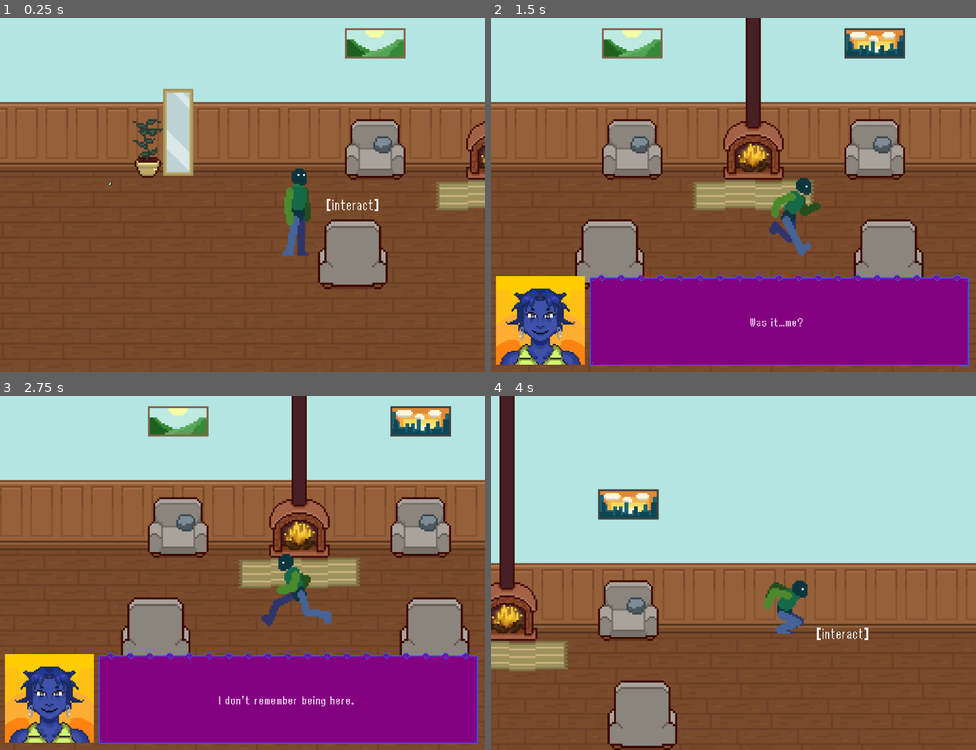
Above: before the commit, frames 1-4 (two rows, left to right).
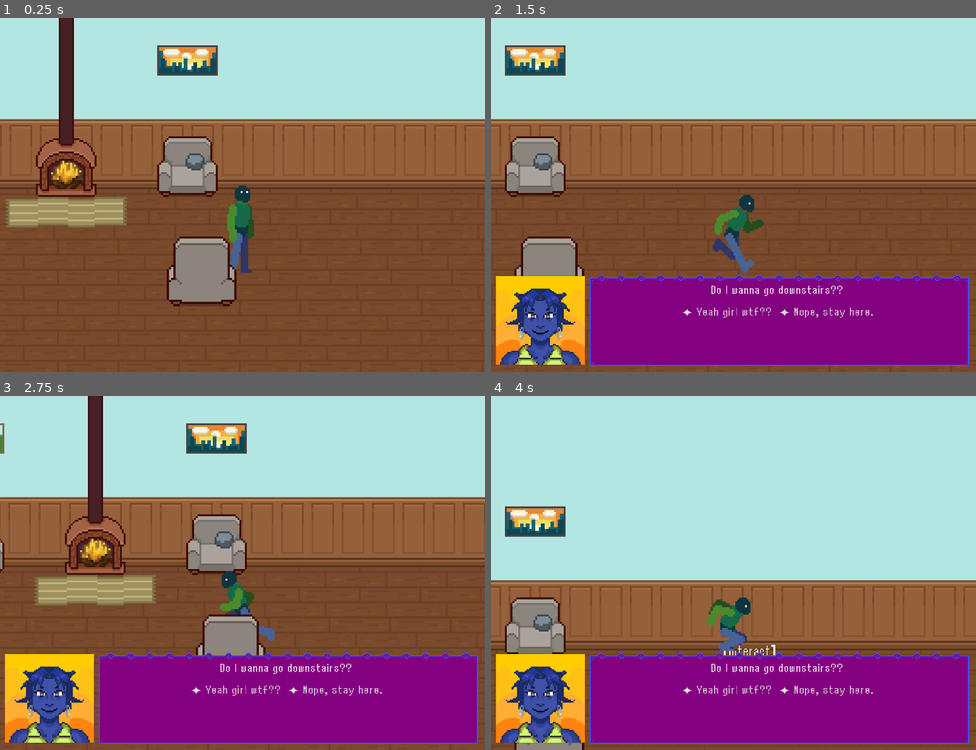
Above: after the commit, the same moments.

Repository: nisaturk/mirrorfixer-prototype
Game: Godot game, scene res://scenes/lobby.tscn
Two runs of this game, one before a commit and one after it. Both use one fixed random seed, a clock stepped at 60 frames per second and the inputs below. This scene is started directly instead of the project's main scene.
Inputs:
- Up to frame 1 (0.25 s): no input
- Up to frame 2 (1.5 s): tap Enter at 0.5 s; hold E (interact) 0.53-1.28 s; hold Right (move_right) from 0.53 s (still down); tap Up (jump) at 0.77 s; tap E (interact) at 1.35 s
- Up to frame 3 (2.75 s): tap Up (jump) at 1.52 s; release Right (move_right) at 2.03 s; hold Left (move_left) from 2.03 s (still down); hold E (interact) from 2.03 s (still down)
- Up to frame 4 (4 s): release Left (move_left) at 2.78 s; release E (interact) at 2.78 s; hold Right (move_right) from 2.78 s (still down); tap E (interact) at 2.85 s; tap Up (jump) at 3.02, 3.77 s; hold E (interact) from 3.53 s (still down)

The runs differ from the first frame. In frame 1, 28% of the frame differs, in the area x 0-100%, y 0-82%; in frame 2, 29%; in frame 3, 32%; in frame 4, 44%, in the area x 0-100%, y 0-100%.

Commit message:
scene ready signal

Diff:
--- a/project.godot
+++ b/project.godot
@@ -37,10 +37,6 @@
 window/size/window_height_override=648
 window/stretch/mode="canvas_items"
 
-[global_group]
-
-player=""
-
 [input]
 
 jump={
--- a/scenes/basement.tscn
+++ b/scenes/basement.tscn
@@ -4116,6 +4116,9 @@
 [node name="Basement" type="Node2D"]
 script = SubResource("GDScript_2efs0")
 
+[node name="StairsSpawn" type="Marker2D" parent="."]
+position = Vector2(313, 21)
+
 [node name="TileMap" type="Node2D" parent="."]
 
 [node name="floorwall" type="TileMapLayer" parent="TileMap"]
@@ -4178,6 +4181,3 @@
 position = Vector2(-30, -54)
 offset = Vector2(0, 22)
 zoom = Vector2(1.5, 1.5)
-
-[node name="StairsSpawn" type="Marker2D" parent="."]
-position = Vector2(313, 21)
--- a/scenes/floor.tscn
+++ b/scenes/floor.tscn
@@ -3982,7 +3982,7 @@
 
 [node name="Player" parent="." instance=ExtResource("14_b0y81")]
 process_mode = 3
-position = Vector2(-374, 54)
+position = Vector2(-227, 54)
 
 [node name="Camera2D" type="Camera2D" parent="Player"]
 position = Vector2(-30, -54)
--- a/scenes/lobby.tscn
+++ b/scenes/lobby.tscn
@@ -3517,6 +3517,12 @@
 [node name="Lobby" type="Node2D"]
 script = ExtResource("1_q6qq2")
 
+[node name="ElevatorSpawn" type="Marker2D" parent="."]
+position = Vector2(-375, 20)
+
+[node name="StairsSpawn" type="Marker2D" parent="."]
+position = Vector2(-375, 20)
+
 [node name="TileMap" type="Node2D" parent="."]
 
 [node name="floorwall" type="TileMapLayer" parent="TileMap"]
@@ -3546,14 +3552,6 @@
 tile_map_data = PackedByteArray("AADz/wEAAAADAAcAAADz/wIAAAADAAgAAAA=")
 tile_set = SubResource("TileSet_rysoc")
 
-[node name="SpawnPoints" type="Node" parent="."]
-
-[node name="ElevatorSpawn" type="Marker2D" parent="SpawnPoints"]
-position = Vector2(-379, 35)
-
-[node name="LobbyStairs" type="Marker2D" parent="SpawnPoints"]
-position = Vector2(346, 29)
-
 [node name="MissManager" parent="." instance=ExtResource("7_iulku")]
 visible = false
 position = Vector2(-118, 16)
@@ -3609,13 +3607,7 @@
 scale = Vector2(1.3243045, 1.15077)
 
 [node name="Player" parent="." instance=ExtResource("13_h1rib")]
-process_mode = 3
-position = Vector2(120, 52)
-
-[node name="Camera2D" type="Camera2D" parent="Player"]
-position = Vector2(-30, -54)
-offset = Vector2(0, 22)
-zoom = Vector2(1.5, 1.5)
+position = Vector2(317, 58)
 
 [connection signal="appeared" from="MissManager" to="Bell" method="deactivate"]
 [connection signal="bell_rung" from="Bell" to="MissManager" method="_on_bell_bell_rung"]
--- a/scenes/player.tscn
+++ b/scenes/player.tscn
@@ -250,7 +250,7 @@
 "speed": 10.0
 }]
 
-[node name="Player" type="CharacterBody2D" groups=["player"]]
+[node name="Player" type="CharacterBody2D"]
 script = ExtResource("1_g2els")
 
 [node name="InteractionDetector" type="Area2D" parent="."]
@@ -285,3 +285,7 @@
 text = "[click to interact]"
 horizontal_alignment = 1
 vertical_alignment = 1
+
+[node name="Camera2D" type="Camera2D" parent="."]
+position = Vector2(0, -41)
+zoom = Vector2(1.5, 1.5)
--- a/scripts/action_manager.gd
+++ b/scripts/action_manager.gd
@@ -56,18 +56,20 @@
 	SceneManager.change_scene("LOBBY", "ElevatorSpawn")
 
 func _action_go_to_flat_1(_caller_node):
-	DialogueData.just_used_elevator = true
+	DialogueData.just_used_elevator = false
 	SceneManager.change_scene("FLAT_1", "FlatSpawn")
 
 func _action_go_out(_caller_node):
-	DialogueData.just_used_elevator = true
+	DialogueData.just_used_elevator = false
 	SceneManager.change_scene("FLOOR_2", "FlatSpawn")
 
 func _action_go_upstairs(_caller_node):
-	print("go upstairs action was called?")
-	SceneManager.change_scene("LOBBY", "LobbyStairs")
+	#print("go upstairs action was called?")
+	DialogueData.just_used_elevator = false
+	SceneManager.change_scene("LOBBY", "StairsSpawn")
 
 func _action_go_downstairs(_caller_node):
+	DialogueData.just_used_elevator = false
 	SceneManager.change_scene("BASEMENT", "StairsSpawn")
 
 # run when player emits signal interacted
--- a/scripts/player.gd
+++ b/scripts/player.gd
@@ -40,10 +40,17 @@
 
 func _ready():
 	ActionManager.register_player(self)
+
+	SceneManager.scene_ready.connect(_on_scene_ready)
 	#await get_tree().process_frame
+	#await get_tree().process_frame I HATE IT
+	#await get_tree().process_frame I HATE ITTT
+	#await get_tree().process_frame
+	#await get_tree().process_frame AAAAAAAAAAAAAAAAAA
 
 	if GlobalState.next_spawn_point != "":
-		var spawn_node = get_owner().find_child(GlobalState.next_spawn_point, true, false)
+		var current_scene = get_tree().current_scene
+		var spawn_node = current_scene.find_child(GlobalState.next_spawn_point, true, false)
 		if spawn_node:
 			self.global_position = spawn_node.global_position
 		else:
@@ -97,3 +104,17 @@
 
 func _on_dialogue_ended(_caller_node):
 	_update_interaction_focus()
+
+func _on_scene_ready():
+	if GlobalState.next_spawn_point == "":
+		return
+
+	var scene = get_tree().current_scene
+	var spawn = scene.find_node(GlobalState.next_spawn_point, true, false)
+
+	if spawn:
+		global_position = spawn.global_position
+	else:
+		print("Spawn not found:", GlobalState.next_spawn_point)
+
+	GlobalState.next_spawn_point = ""
--- a/scripts/scene_manager.gd
+++ b/scripts/scene_manager.gd
@@ -1,5 +1,8 @@
 extends CanvasLayer
+
 @onready var animation_player = $AnimationPlayer
+
+signal scene_ready
 
 const SCENES = {
 	"MAIN_MENU": "res://scenes/main_menu.tscn",
@@ -32,3 +35,5 @@
 	if error != OK:
 		print("could not change scene to: ", scene_path)
 	await fade_out()
+
+	emit_signal("scene_ready")
